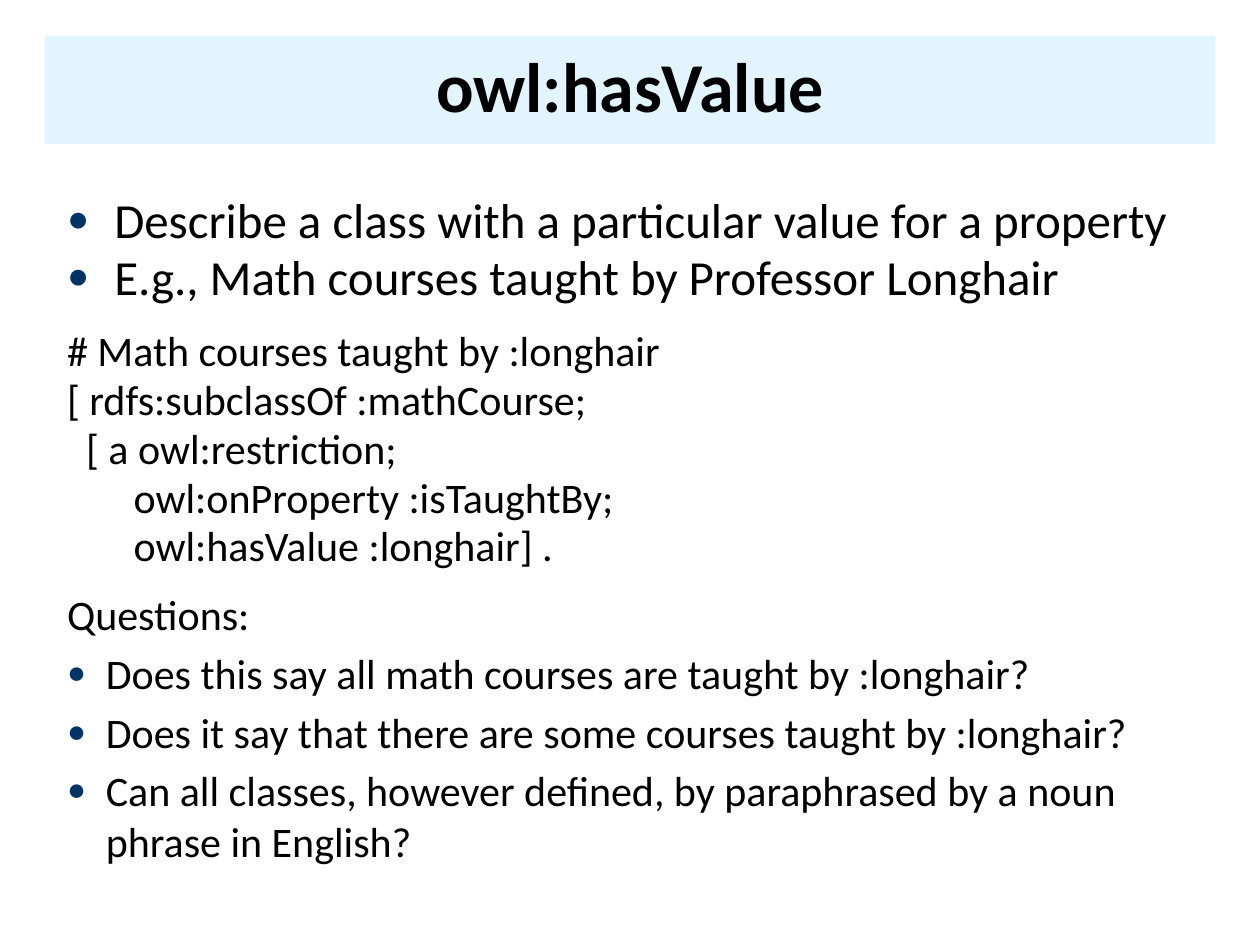
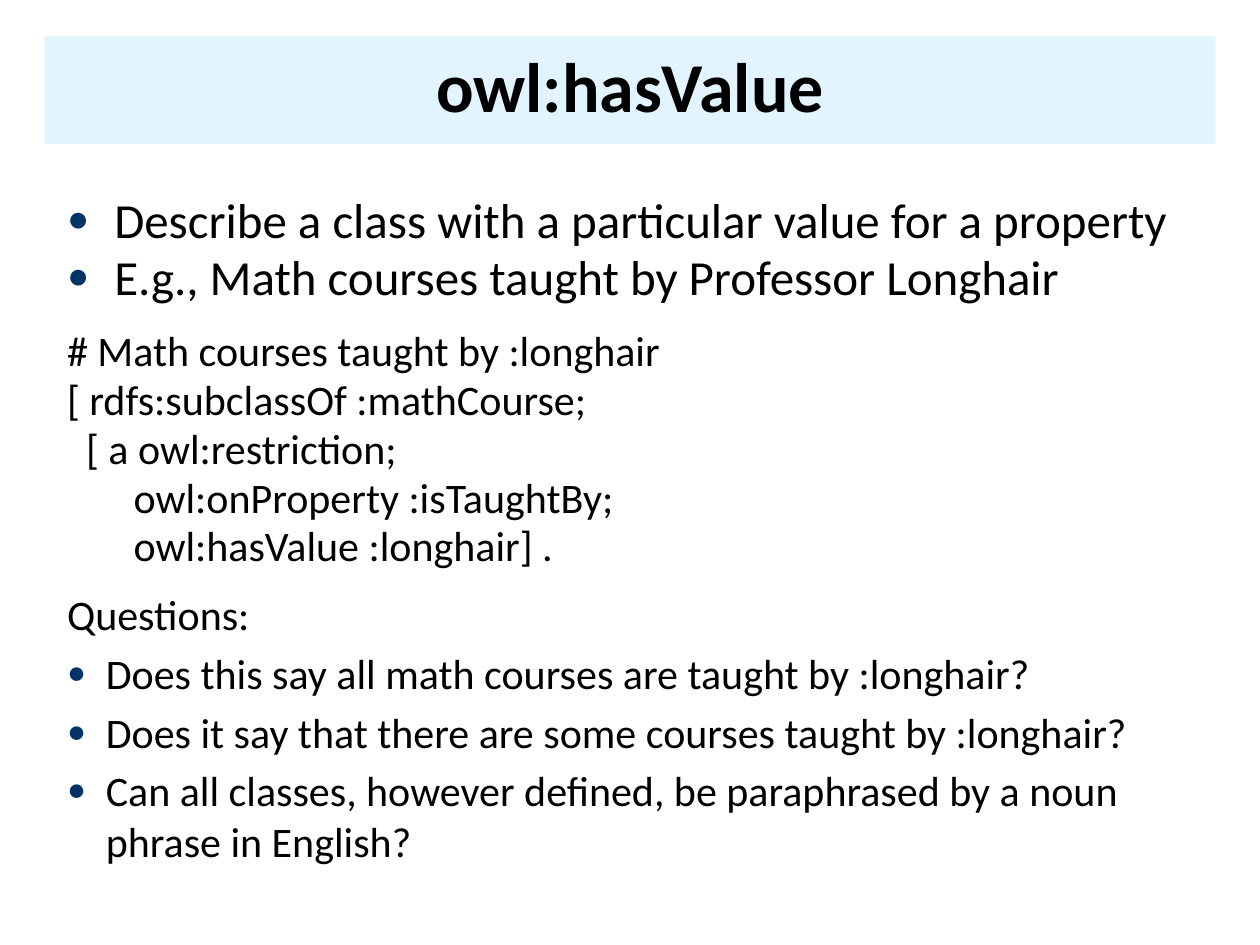
Before and after one commit to UMBC-CMSC-491-691-F19-Knowledge-Graphs/class_material, a slide deck: slide 47 of notes/07_owl/07OWL.pptx (slide 56 before the commit). Drawn at 1260x945 pixels with LibreOffice and Linux fonts; fonts in the diff are those of the drawing. Boxes give left, top, right and bottom in pixels: in the first picture for what was removed or moved away, otherwise in the second. Text is boxed around its words. In the diff, an @@ line names an element or a change of style, - is before the commit and + after.

```diff
--- a/notes/07_owl/07OWL.pptx
+++ b/notes/07_owl/07OWL.pptx
@@ text at (x1=106, y1=776, x2=1117, y2=865): text changed @@
-● Can all classes, however defined, by paraphrased by a noun phrase in English?
+● Can all classes, however defined, be paraphrased by a noun phrase in English?
```
Also in this commit, not shown: 19 other slides changed, 12 slides removed, 24 other files.
